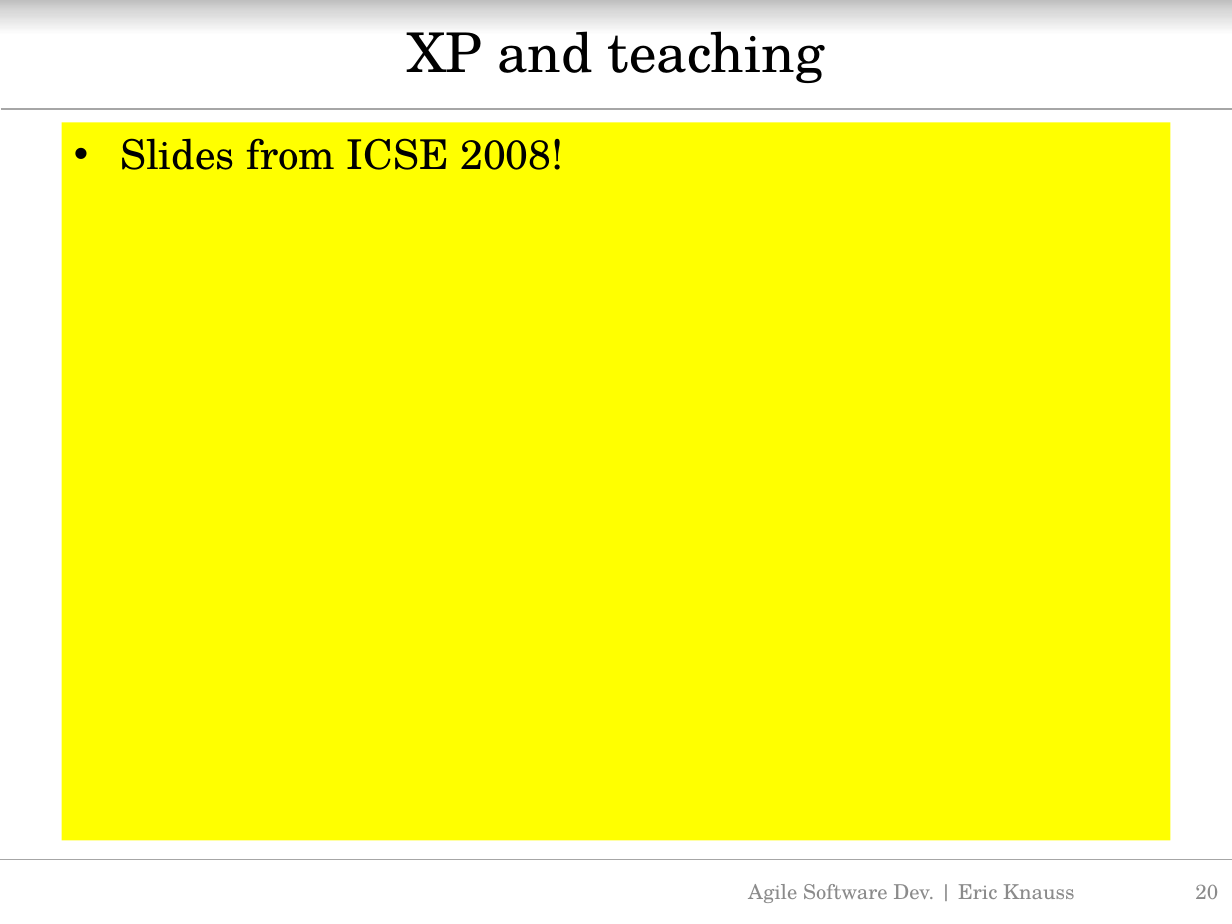
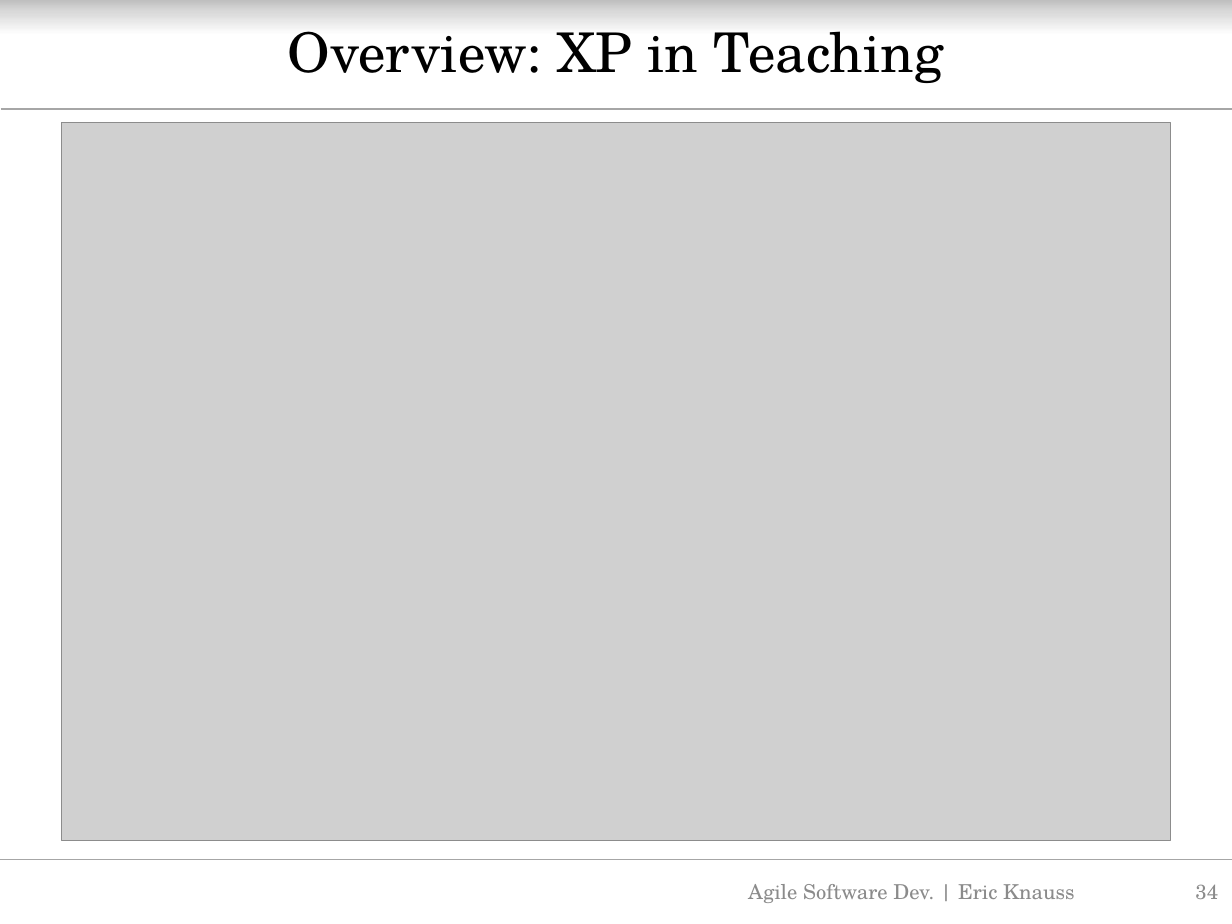
Before and after one commit to oerich/EDA397, a slide deck: slide 34 of Slides/src/agile-dev-processes-3-crash-course-v01.pptx (slide 20 before the commit). Drawn at 1232x924 pixels with LibreOffice and Linux fonts; fonts in the diff are those of the drawing; grey boxes stand for pictures; background and template pictures are left out. Boxes give left, top, right and bottom in pixels: in the first picture for what was removed or moved away, otherwise in the second. Text is boxed around its words. In the diff, an @@ line names an element or a change of style, - is before the commit and + after.

Commit message:
Ready for lecture 3

```diff
--- a/Slides/src/agile-dev-processes-3-crash-course-v01.pptx
+++ b/Slides/src/agile-dev-processes-3-crash-course-v01.pptx
@@ title at (288,31,943,83): text changed @@
-XP and teaching
+Overview: XP in Teaching
@@ text removed at (62,122,1170,840) @@
-• Slides from ICSE 2008!
@@ picture added at (62,122,1170,840) @@
@@ page number at (1195,884,1218,899): text changed @@
-20
+34
```
Also in this commit, not shown: 5 other slides changed, 17 slides added, 7 slides removed, 1 other file.
